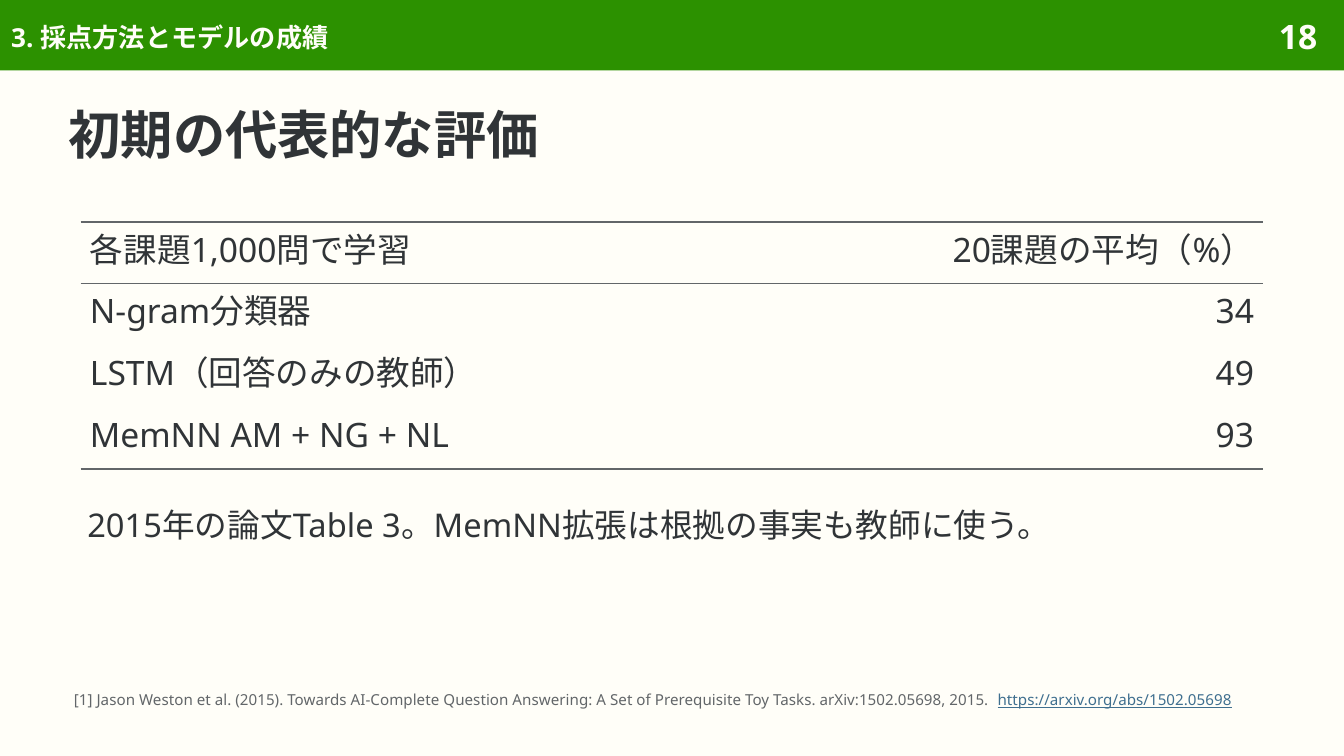
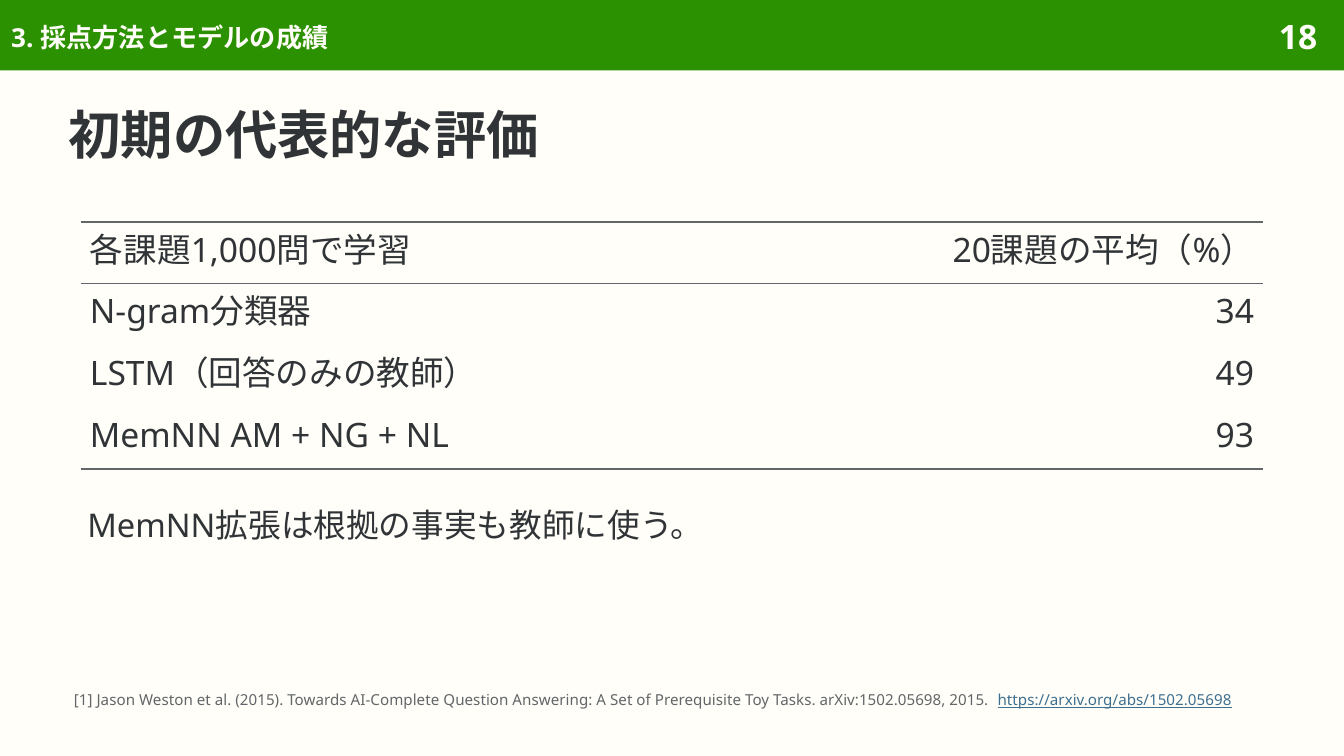
Before and after one commit to sasakiy84/datasets-in-10-minutes, a slide deck: slide 18 of slides/datasets-in-10-minutes-babi.pptx. Drawn at 1344x756 pixels with LibreOffice and Linux fonts; fonts in the diff are those of the drawing. Boxes give left, top, right and bottom in pixels: in the first picture for what was removed or moved away, otherwise in the second. Text is boxed around its words. In the diff, an @@ line names an element or a change of style, - is before the commit and + after.

```diff
--- a/slides/datasets-in-10-minutes-babi.pptx
+++ b/slides/datasets-in-10-minutes-babi.pptx
@@ text at (87,509,703,540): text changed @@
-2015年の論文Table 3。MemNN拡張は根拠の事実も教師に使う。
+MemNN拡張は根拠の事実も教師に使う。
```
Also in this commit, not shown: 16 other slides changed, 8 other files.
